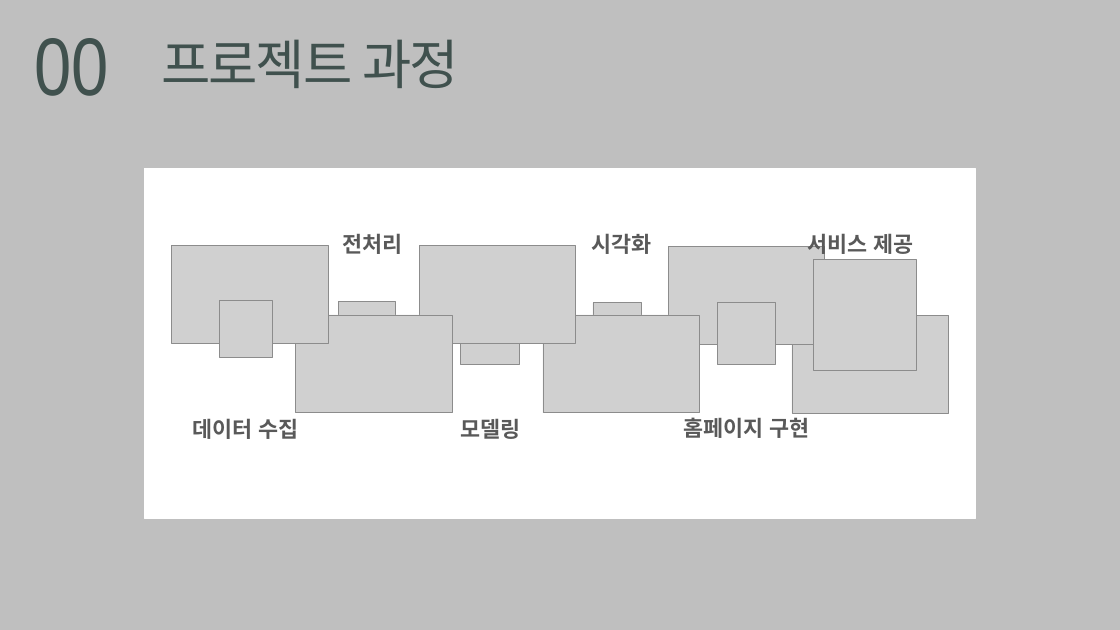
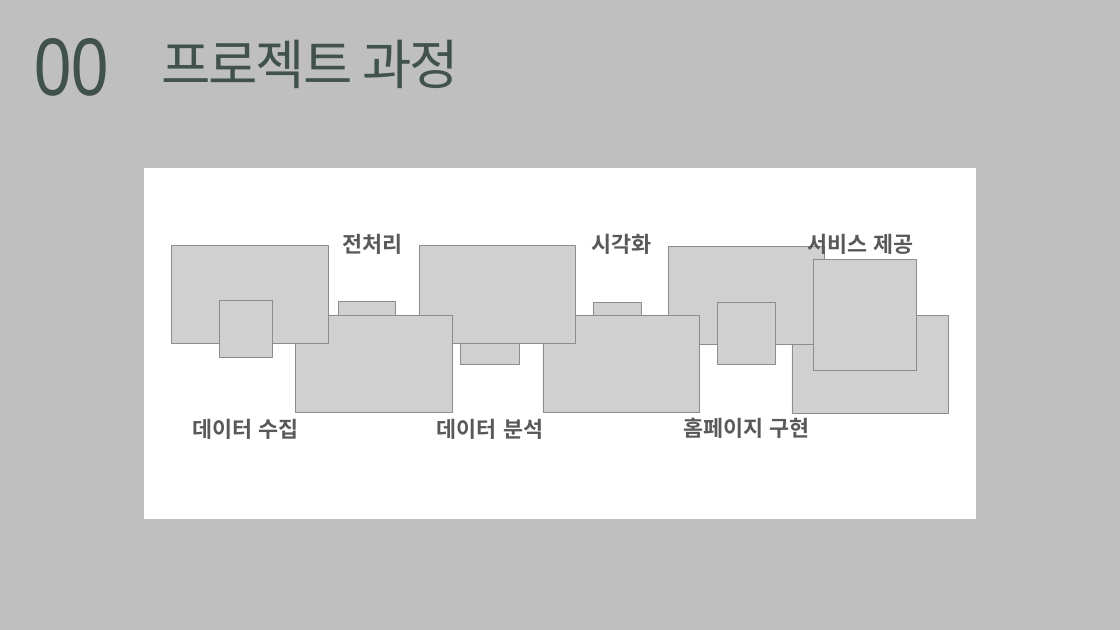
Before and after one commit to JUICE-JinHyeong/multicampus_final_First, a slide deck: slide 2 of final_project/프로젝트 필요 양식/멘토링_1조.pptx. Drawn at 1120x630 pixels with LibreOffice and Linux fonts; fonts in the diff are those of the drawing; grey boxes stand for pictures. Boxes give left, top, right and bottom in pixels: in the first picture for what was removed or moved away, otherwise in the second. Text is boxed around its words. In the diff, an @@ line names an element or a change of style, - is before the commit and + after.

```diff
--- a/final_project/프로젝트 필요 양식/멘토링_1조.pptx
+++ b/final_project/프로젝트 필요 양식/멘토링_1조.pptx
@@ text at <box>437,418,543,439</box>: text changed @@
-모델링
+데이터 분석
```
Also in this commit, not shown: 3 other slides changed, 1 slide added, 2 slides removed, 2 other files.
